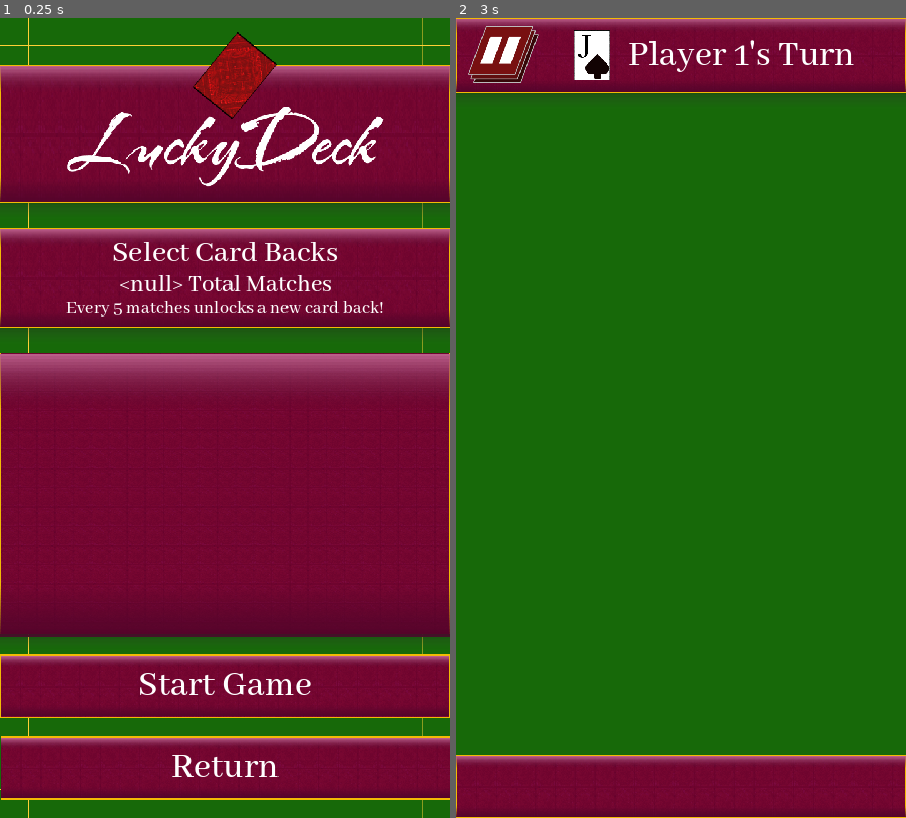
Above: before the commit, frames 1-2 (left to right).
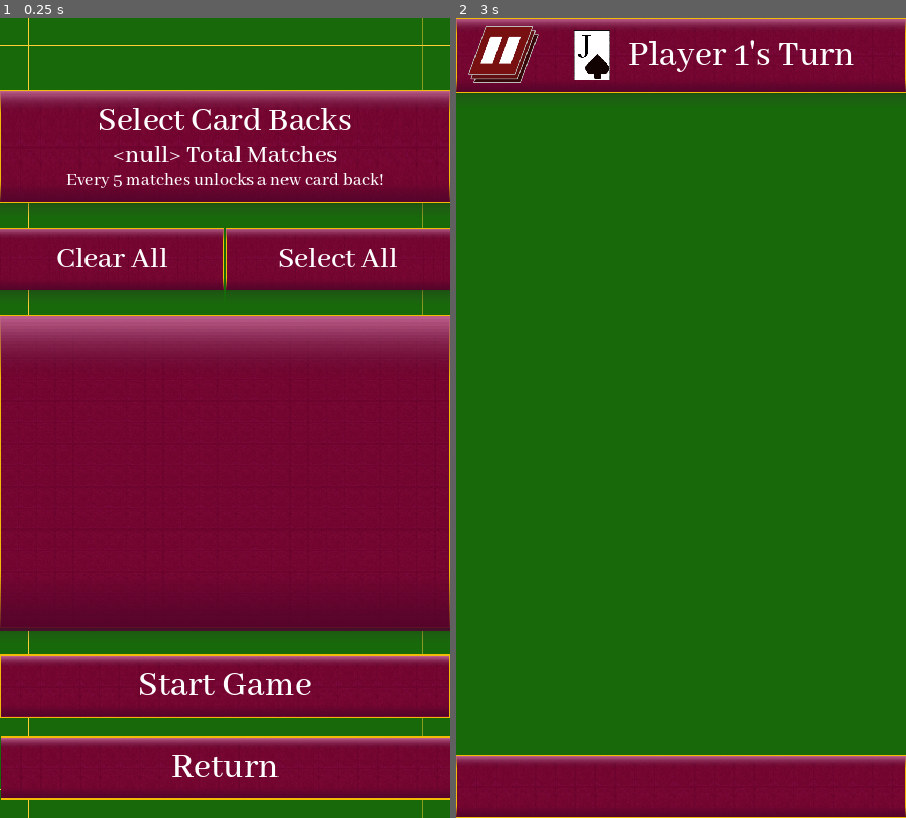
Above: after the commit, the same moments.

Repository: Yavuz7/LuckyDeck
Game: Godot game, scene res://Menus/player_card_back_selection.tscn
The game is run twice, just before and just after one commit, with the same random seed, the same clock (stepped at 60 frames per second) and the same inputs. This scene is started directly instead of the project's main scene.
Inputs (mouse positions are in pixels of both pictures, inside the frame that each line leads up to):
- Up to frame 1 (0.25 s): no input
- Up to frame 2 (3 s): click (681, 138) at 0.52 s; click (568, 258) at 1.25 s, where only the run after the commit has a clickable "Clear All"; click (793, 258) at 2 s, where only the run after the commit has a clickable "Select All"; click "Start Game" at 2.75 s

The runs differ from the first frame. In frame 1, 21% of the frame differs, in the area x 0-100%, y 1-79%; in frame 2, nothing differs.
Error in both runs: Invalid access to property or key 'matchTotal' on a base object of type 'Nil'. (res://Menus/player_card_back_selection.gd:10)

Commit message:
Clear all and set all button

Diff:
--- a/Menus/card_back_button_template.gd
+++ b/Menus/card_back_button_template.gd
@@ -15,6 +15,17 @@
 
 func returnTexture():
 	return $TextureRect.texture
+
+func pressButton():
+	if(!self.disabled && self.buttonState == false):
+		self.set_pressed_no_signal(true)
+		buttonState = true
+
+func unPressButton():
+	if(!self.disabled && self.buttonState == true):
+		self.set_pressed_no_signal(false)
+		buttonState = false
+
 func _ready():
 	pass # Replace with function body.
 
--- a/Menus/credits_menu.tscn
+++ b/Menus/credits_menu.tscn
@@ -95,11 +95,26 @@
 layout_mode = 2
 
 [node name="Texturedtexture" parent="mainLayoutCredits/CreditsInfoBox/Credits Toggle" index="0"]
+anchors_preset = -1
+anchor_top = -0.09
+anchor_bottom = 1.04
 texture = ExtResource("5_85oia")
+metadata/_edit_use_anchors_ = true
 
 [node name="TextureRect" parent="mainLayoutCredits/CreditsInfoBox/Credits Toggle" index="1"]
+anchors_preset = -1
+anchor_top = -0.0866667
+anchor_bottom = 1.035
 offset_top = -3.0
 offset_bottom = 3.0
+metadata/_edit_use_anchors_ = true
+
+[node name="TextureRect2" parent="mainLayoutCredits/CreditsInfoBox/Credits Toggle" index="2"]
+anchors_preset = -1
+anchor_top = 1.023
+anchor_bottom = 1.065
+offset_top = 0.200012
+offset_bottom = -6.10352e-05
 
 [node name="Label2" type="Label" parent="mainLayoutCredits/CreditsInfoBox/Credits Toggle"]
 layout_mode = 1
@@ -111,20 +126,26 @@
 offset_left = 1.0
 grow_horizontal = 2
 grow_vertical = 2
-theme_override_font_sizes/font_size = 45
-text = "Idea Developed By Edwin Romano and Yavuz Yurtseven.
+theme_override_font_sizes/font_size = 40
+text = "Idea Developed By Edwin Villages and Yavuz Bavuz.
 
-Programming, Art, and Music By Yavuz Yurtseven"
+Programming, Art, and Music By Yavuz Bavuz.
+
+Special Thanks to C Dawg for helping with the card backs!
+
+Contact email : yavuzyavuzbavuz@gmail.com
+Youtube: /@yavuzbavuz"
 autowrap_mode = 2
 
 [node name="Return" parent="." instance=ExtResource("2_sxkhi")]
 layout_mode = 1
 anchors_preset = -1
-anchor_left = 0.00138889
-anchor_top = 0.825906
+anchor_left = 0.001
+anchor_top = 0.9
 anchor_right = 1.00139
 anchor_bottom = 0.977344
-offset_top = 94.84
+offset_left = 0.280001
+offset_top = -0.000366211
 offset_bottom = 1.0
 metadata/_edit_use_anchors_ = true
 
--- a/Menus/player_card_back_selection.gd
+++ b/Menus/player_card_back_selection.gd
@@ -8,7 +8,7 @@
 var cardLocked = preload("res://assets/Images/lockedCard.png")
 var numberOfCardsExpected = 33
 var matchesTotal = SaveManager.loadedData["matchTotal"]
-var matchesLeft = 25 + matchesTotal
+var matchesLeft = 30 + matchesTotal
 var arrayOfLoadedBacks = SaveManager.loadedData["cardBacks"]
 
 var cardBackTextures
@@ -61,7 +61,6 @@
 	self.queue_free()
 	pass # Replace with function body.
 
-
 func _on_start_game_pressed():
 	saveSelection()
 	SaveManager.save_game_settings({"cardBacks": cardBackIndexes})
@@ -69,3 +68,10 @@
 	GameManager.cardBacks = cardBackTextures
 	get_parent().call_deferred("add_child",load("res://Menus/Game.tscn").instantiate())
 	self.queue_free()
+
+func _on_clear_all_button_pressed():
+	cardBacksContainer.get_children().map(func(button): button.unPressButton())
+
+
+func _on_select_all_pressed():
+	cardBacksContainer.get_children().map(func(button): button.pressButton())
--- a/Menus/player_card_back_selection.tscn
+++ b/Menus/player_card_back_selection.tscn
@@ -1,9 +1,8 @@
-[gd_scene load_steps=9 format=3 uid="uid://lcievqvnw8xh"]
+[gd_scene load_steps=8 format=3 uid="uid://lcievqvnw8xh"]
 
 [ext_resource type="Script" path="res://Menus/player_card_back_selection.gd" id="1_4qlhi"]
 [ext_resource type="Texture2D" uid="uid://bd3eeolp5h22g" path="res://assets/Images/rectangleborderyellow.svg" id="4_whssx"]
 [ext_resource type="PackedScene" uid="uid://cvgijvugy7wxe" path="res://assets/button_scene.tscn" id="5_pc7gh"]
-[ext_resource type="Texture2D" uid="uid://bgmppv2cfhcf6" path="res://assets/Images/luckydecklogo.png" id="6_r8u8g"]
 [ext_resource type="Texture2D" uid="uid://dpqbxplhq7uc" path="res://assets/Images/bigArea.png" id="7_hwia6"]
 [ext_resource type="Theme" uid="uid://brkyelj36ne10" path="res://Scripts/maintheme.tres" id="19_uqi7t"]
 [ext_resource type="Texture2D" uid="uid://bfv4r7hwpte2q" path="res://assets/Images/buttonpattern2.png" id="20_rpoks"]
@@ -49,31 +48,12 @@
 layout_mode = 2
 theme_override_constants/separation = 35
 
-[node name="ButtonLogo" parent="mainLayout/Heading Seperator" instance=ExtResource("5_pc7gh")]
-custom_minimum_size = Vector2(0, 220)
-layout_mode = 2
-
-[node name="TextureRect3" type="TextureRect" parent="mainLayout/Heading Seperator/ButtonLogo"]
-layout_mode = 1
-anchors_preset = 7
-anchor_left = 0.5
-anchor_top = 1.0
-anchor_right = 0.5
-anchor_bottom = 1.0
-offset_left = -253.5
-offset_top = -279.0
-offset_right = 253.5
-grow_horizontal = 2
-grow_vertical = 0
-texture = ExtResource("6_r8u8g")
-stretch_mode = 5
-
 [node name="SelectionBox" type="VBoxContainer" parent="mainLayout"]
 layout_mode = 2
 theme_override_constants/separation = 40
 
 [node name="TitleHeading" parent="mainLayout/SelectionBox" instance=ExtResource("5_pc7gh")]
-custom_minimum_size = Vector2(0, 160)
+custom_minimum_size = Vector2(0, 180)
 layout_mode = 2
 mouse_filter = 1
 
@@ -97,13 +77,13 @@
 
 [node name="Label" type="Label" parent="mainLayout/SelectionBox/TitleHeading/textBoxes/VBoxContainer"]
 layout_mode = 2
-theme_override_font_sizes/font_size = 50
+theme_override_font_sizes/font_size = 56
 text = "Select Card Backs"
 horizontal_alignment = 1
 
 [node name="TotalMatchesText" type="Label" parent="mainLayout/SelectionBox/TitleHeading/textBoxes/VBoxContainer"]
 layout_mode = 2
-theme_override_font_sizes/font_size = 40
+theme_override_font_sizes/font_size = 42
 text = "0 Total Matches"
 horizontal_alignment = 1
 
@@ -113,8 +93,28 @@
 text = "Every 5 matches unlocks a new card back!"
 horizontal_alignment = 1
 
+[node name="HBoxContainer" type="HBoxContainer" parent="mainLayout/SelectionBox"]
+layout_mode = 2
+alignment = 1
+
+[node name="clearAllButton" parent="mainLayout/SelectionBox/HBoxContainer" instance=ExtResource("5_pc7gh")]
+layout_mode = 2
+size_flags_horizontal = 3
+
+[node name="Label" parent="mainLayout/SelectionBox/HBoxContainer/clearAllButton" index="3"]
+theme_override_font_sizes/font_size = 50
+text = "Clear All"
+
+[node name="Select All" parent="mainLayout/SelectionBox/HBoxContainer" instance=ExtResource("5_pc7gh")]
+layout_mode = 2
+size_flags_horizontal = 3
+
+[node name="Label" parent="mainLayout/SelectionBox/HBoxContainer/Select All" index="3"]
+theme_override_font_sizes/font_size = 50
+text = "Select All"
+
 [node name="cardSelection" parent="mainLayout/SelectionBox" instance=ExtResource("5_pc7gh")]
-custom_minimum_size = Vector2(0, 450)
+custom_minimum_size = Vector2(0, 500)
 layout_mode = 2
 mouse_filter = 1
 
@@ -264,7 +264,11 @@
 horizontal_alignment = 1
 vertical_alignment = 1
 
+[connection signal="pressed" from="mainLayout/SelectionBox/HBoxContainer/clearAllButton" to="." method="_on_clear_all_button_pressed"]
+[connection signal="pressed" from="mainLayout/SelectionBox/HBoxContainer/Select All" to="." method="_on_select_all_pressed"]
 [connection signal="pressed" from="Start Game" to="." method="_on_start_game_pressed"]
 [connection signal="pressed" from="ReturnButton" to="." method="_on_return_button_pressed"]
 
+[editable path="mainLayout/SelectionBox/HBoxContainer/clearAllButton"]
+[editable path="mainLayout/SelectionBox/HBoxContainer/Select All"]
 [editable path="mainLayout/SelectionBox/cardSelection"]
--- a/Menus/rules_menu.tscn
+++ b/Menus/rules_menu.tscn
@@ -6,6 +6,16 @@
 [ext_resource type="Texture2D" uid="uid://bgmppv2cfhcf6" path="res://assets/Images/luckydecklogo.png" id="3_rvoj6"]
 [ext_resource type="Theme" uid="uid://brkyelj36ne10" path="res://Scripts/maintheme.tres" id="4_6e6fk"]
 [ext_resource type="Texture2D" uid="uid://bojv4wt1n7yj0" path="res://assets/Images/rulesimage2.png" id="5_m3um4"]
+
+[sub_resource type="StyleBoxEmpty" id="StyleBoxEmpty_5r7bm"]
+
+[sub_resource type="StyleBoxEmpty" id="StyleBoxEmpty_uu0cp"]
+
+[sub_resource type="StyleBoxEmpty" id="StyleBoxEmpty_y4g7n"]
+
+[sub_resource type="StyleBoxEmpty" id="StyleBoxEmpty_ymxhn"]
+
+[sub_resource type="StyleBoxEmpty" id="StyleBoxEmpty_u7mxm"]
 
 [node name="RulesMenu" type="Panel"]
 anchors_preset = 15
@@ -41,7 +51,7 @@
 offset_top = 76.0
 grow_horizontal = 2
 grow_vertical = 2
-theme_override_constants/separation = 80
+theme_override_constants/separation = 50
 
 [node name="Heading Seperator" type="VBoxContainer" parent="mainLayoutRules"]
 layout_mode = 2
@@ -88,21 +98,30 @@
 
 [node name="RulesInfoBox" type="VBoxContainer" parent="mainLayoutRules"]
 layout_mode = 2
-theme_override_constants/separation = 40
 
-[node name="Rules Toggle" parent="mainLayoutRules/RulesInfoBox" instance=ExtResource("2_ptkh5")]
+[node name="Rules Toggle" type="Button" parent="mainLayoutRules/RulesInfoBox"]
 custom_minimum_size = Vector2(0, 600)
 layout_mode = 2
+theme = ExtResource("4_6e6fk")
+theme_override_styles/normal = SubResource("StyleBoxEmpty_5r7bm")
+theme_override_styles/hover = SubResource("StyleBoxEmpty_uu0cp")
+theme_override_styles/pressed = SubResource("StyleBoxEmpty_y4g7n")
+theme_override_styles/disabled = SubResource("StyleBoxEmpty_ymxhn")
+theme_override_styles/focus = SubResource("StyleBoxEmpty_u7mxm")
+icon_alignment = 1
+expand_icon = true
 
-[node name="Texturedtexture" parent="mainLayoutRules/RulesInfoBox/Rules Toggle" index="0"]
+[node name="Texturedtexture" type="TextureRect" parent="mainLayoutRules/RulesInfoBox/Rules Toggle"]
+layout_mode = 1
+anchors_preset = -1
+anchor_top = 0.015
+anchor_right = 1.0
+anchor_bottom = 1.0
+grow_horizontal = 2
+grow_vertical = 2
 texture = ExtResource("5_m3um4")
-expand_mode = 0
+expand_mode = 1
 stretch_mode = 5
-
-[node name="TextureRect" parent="mainLayoutRules/RulesInfoBox/Rules Toggle" index="1"]
-visible = false
-offset_top = -3.0
-offset_bottom = 3.0
 metadata/_edit_use_anchors_ = true
 
 [node name="Return" parent="." instance=ExtResource("2_ptkh5")]
@@ -131,5 +150,3 @@
 text = "Return To Main Menu"
 
 [connection signal="pressed" from="Return" to="." method="_on_return_pressed"]
-
-[editable path="mainLayoutRules/RulesInfoBox/Rules Toggle"]
--- a/project.godot
+++ b/project.godot
@@ -42,4 +42,4 @@
 textures/canvas_textures/default_texture_filter=0
 renderer/rendering_method="mobile"
 anti_aliasing/screen_space_roughness_limiter/amount=0.24
-anti_aliasing/quality/msaa_2d=1
+anti_aliasing/quality/msaa_2d=2
Not shown: 1 places in Menus/rules_menu.tscn that only renumber resources
Binary file changed: assets/Images/cardBacks/cb005.png
Not shown, changed: assets/Images/cardBacks/cb005.png.import
Binary file changed: assets/Images/cardBacks/cb029.png
Not shown, changed: assets/Images/cardBacks/cb029.png.import
